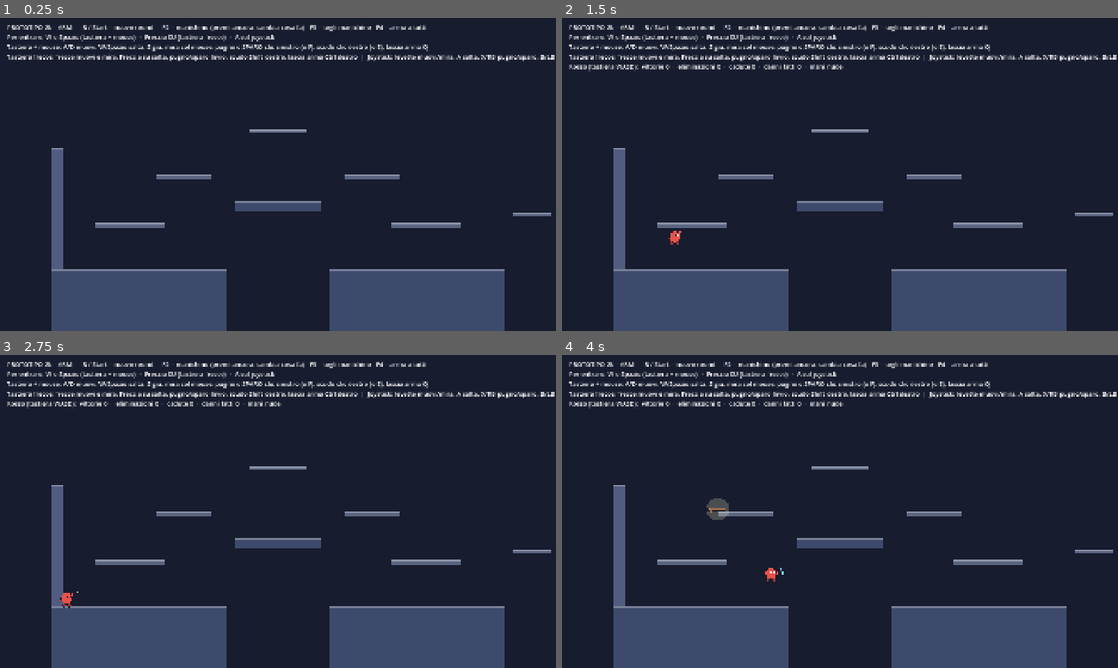
Above: before the commit, frames 1-4 (two rows, left to right).
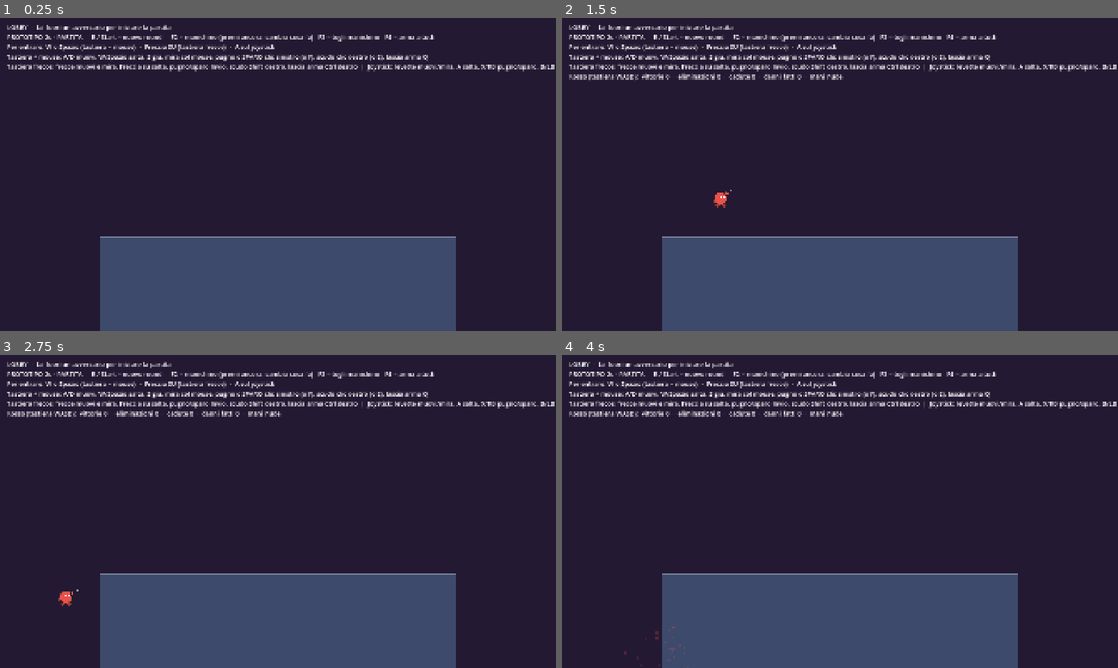
Above: after the commit, the same moments.

Repository: Kev2035/brothers-game
Game: Godot game, scene res://src/core/main.tscn
The game is run twice, just before and just after one commit, with the same random seed, the same clock (stepped at 60 frames per second) and the same inputs.
Inputs (mouse positions are in pixels of both pictures, inside the frame that each line leads up to):
- Up to frame 1 (0.25 s): no input
- Up to frame 2 (1.5 s): tap Enter at 0.5 s; move the mouse to (962, 158) at 0.52 s; hold D from 0.53 s (still down); tap F at 0.6 s; click (962, 158) at 0.67 s; tap Space at 0.77, 1.25 s; move the mouse to (728, 190) at 1.27 s; tap F (p0_attack) at 1.35 s; click (728, 190) at 1.42 s
- Up to frame 3 (2.75 s): tap W (p0_jump) at 1.52 s; move the mouse to (333, 442) at 2.02 s; release D at 2.03 s; hold A (p0_left) from 2.03 s (still down); tap Q (p0_drop) at 2.1 s; click (333, 442) at 2.17 s; tap F (p0_attack) at 2.3 s
- Up to frame 4 (4 s): move the mouse to (812, 574) at 2.77 s; release A (p0_left) at 2.78 s; hold D (p0_right) from 2.78 s (still down); tap Space at 2.85 s; click (812, 574) at 2.92 s; tap W (p0_jump) at 3.02, 3.77 s; tap F (p0_attack) at 3.05, 3.8 s; move the mouse to (1006, 558) at 3.52 s; tap E at 3.6 s; click (1006, 558) at 3.67 s

The runs differ from the first frame. In frame 1, 21% of the frame differs, in the area x 1-100%, y 2-100%; in frame 2, 22%; in frame 3, 22%; in frame 4, 22%.

Commit message:
Tappa 2c parte 1: lobby, partita infinita con piu arene e classifica
Co-Authored-By: Claude Opus 5.5 <noreply@anthropic.com>

Diff:
--- a/src/arenas/test_arena/test_arena.gd
+++ b/src/arenas/arena.gd
@@ -4,6 +4,7 @@
 ## Come in Stick Fight si può uscire un po' dallo schermo di lato e in alto,
 ## ma poi ci sono muri invisibili. Sotto invece c'è il vuoto: si muore.
 
+@export var arena_name := "Arena" ## nome che si vede in alto durante la partita
 @export var bounds := Rect2(0, 0, 3200, 1800) ## area che la telecamera inquadra
 @export var side_margin := 250.0 ## quanto si può uscire di lato prima del muro invisibile
 @export var top_margin := 450.0 ## quanto si può salire sopra lo schermo
--- /dev/null
+++ b/src/arenas/lobby/lobby.tscn
@@ -0,0 +1,38 @@
+[gd_scene load_steps=3 format=3]
+
+[ext_resource type="Script" path="res://src/arenas/arena.gd" id="1_arena"]
+[ext_resource type="Script" path="res://src/objects/platform.gd" id="2_platform"]
+
+[node name="Lobby" type="Node2D"]
+script = ExtResource("1_arena")
+arena_name = "Lobby"
+bounds = Rect2(0, 0, 2800, 1575)
+
+[node name="Background" type="ColorRect" parent="."]
+offset_left = -1000.0
+offset_top = -1000.0
+offset_right = 3800.0
+offset_bottom = 2575.0
+mouse_filter = 2
+color = Color(0.14, 0.1, 0.2, 1)
+
+[node name="Platforms" type="Node2D" parent="."]
+
+[node name="Main" type="StaticBody2D" parent="Platforms"]
+position = Vector2(500, 1100)
+script = ExtResource("2_platform")
+size = Vector2(1800, 500)
+
+[node name="Spawns" type="Node2D" parent="."]
+
+[node name="Spawn1" type="Marker2D" parent="Spawns"]
+position = Vector2(800, 1098)
+
+[node name="Spawn2" type="Marker2D" parent="Spawns"]
+position = Vector2(2000, 1098)
+
+[node name="Spawn3" type="Marker2D" parent="Spawns"]
+position = Vector2(1100, 1098)
+
+[node name="Spawn4" type="Marker2D" parent="Spawns"]
+position = Vector2(1700, 1098)
--- /dev/null
+++ b/src/arenas/ponti/ponti.tscn
@@ -0,0 +1,85 @@
+[gd_scene load_steps=3 format=3]
+
+[ext_resource type="Script" path="res://src/arenas/arena.gd" id="1_arena"]
+[ext_resource type="Script" path="res://src/objects/platform.gd" id="2_platform"]
+
+[node name="Ponti" type="Node2D"]
+script = ExtResource("1_arena")
+arena_name = "Ponti"
+bounds = Rect2(0, 0, 3200, 1800)
+
+[node name="Background" type="ColorRect" parent="."]
+offset_left = -1000.0
+offset_top = -1000.0
+offset_right = 4200.0
+offset_bottom = 2800.0
+mouse_filter = 2
+color = Color(0.16, 0.12, 0.08, 1)
+
+[node name="Platforms" type="Node2D" parent="."]
+
+[node name="BlockLeft" type="StaticBody2D" parent="Platforms"]
+position = Vector2(300, 1350)
+script = ExtResource("2_platform")
+size = Vector2(900, 120)
+
+[node name="BlockRight" type="StaticBody2D" parent="Platforms"]
+position = Vector2(2000, 1350)
+script = ExtResource("2_platform")
+size = Vector2(900, 120)
+
+[node name="Bridge" type="StaticBody2D" parent="Platforms"]
+position = Vector2(1250, 1150)
+script = ExtResource("2_platform")
+size = Vector2(700, 24)
+one_way = true
+
+[node name="PillarLeft" type="StaticBody2D" parent="Platforms"]
+position = Vector2(1100, 700)
+script = ExtResource("2_platform")
+size = Vector2(80, 450)
+color = Color(0.32, 0.36, 0.5, 1)
+
+[node name="PillarRight" type="StaticBody2D" parent="Platforms"]
+position = Vector2(2020, 700)
+script = ExtResource("2_platform")
+size = Vector2(80, 450)
+color = Color(0.32, 0.36, 0.5, 1)
+
+[node name="HighLeft" type="StaticBody2D" parent="Platforms"]
+position = Vector2(500, 950)
+script = ExtResource("2_platform")
+size = Vector2(400, 24)
+one_way = true
+
+[node name="HighRight" type="StaticBody2D" parent="Platforms"]
+position = Vector2(2300, 950)
+script = ExtResource("2_platform")
+size = Vector2(400, 24)
+one_way = true
+
+[node name="MidHigh" type="StaticBody2D" parent="Platforms"]
+position = Vector2(1350, 700)
+script = ExtResource("2_platform")
+size = Vector2(500, 24)
+one_way = true
+
+[node name="Top" type="StaticBody2D" parent="Platforms"]
+position = Vector2(1450, 520)
+script = ExtResource("2_platform")
+size = Vector2(300, 24)
+one_way = true
+
+[node name="Spawns" type="Node2D" parent="."]
+
+[node name="Spawn1" type="Marker2D" parent="Spawns"]
+position = Vector2(500, 1348)
+
+[node name="Spawn2" type="Marker2D" parent="Spawns"]
+position = Vector2(2700, 1348)
+
+[node name="Spawn3" type="Marker2D" parent="Spawns"]
+position = Vector2(900, 1348)
+
+[node name="Spawn4" type="Marker2D" parent="Spawns"]
+position = Vector2(2300, 1348)
--- a/src/arenas/test_arena/test_arena.tscn
+++ b/src/arenas/test_arena/test_arena.tscn
@@ -1,10 +1,11 @@
 [gd_scene load_steps=3 format=3]
 
-[ext_resource type="Script" path="res://src/arenas/test_arena/test_arena.gd" id="1_arena"]
+[ext_resource type="Script" path="res://src/arenas/arena.gd" id="1_arena"]
 [ext_resource type="Script" path="res://src/objects/platform.gd" id="2_platform"]
 
 [node name="TestArena" type="Node2D"]
 script = ExtResource("1_arena")
+arena_name = "Arena di prova"
 
 [node name="Background" type="ColorRect" parent="."]
 offset_left = -1000.0
--- /dev/null
+++ b/src/arenas/torri/torri.tscn
@@ -0,0 +1,96 @@
+[gd_scene load_steps=3 format=3]
+
+[ext_resource type="Script" path="res://src/arenas/arena.gd" id="1_arena"]
+[ext_resource type="Script" path="res://src/objects/platform.gd" id="2_platform"]
+
+[node name="Torri" type="Node2D"]
+script = ExtResource("1_arena")
+arena_name = "Torri"
+bounds = Rect2(0, 0, 3200, 1800)
+
+[node name="Background" type="ColorRect" parent="."]
+offset_left = -1000.0
+offset_top = -1000.0
+offset_right = 4200.0
+offset_bottom = 2800.0
+mouse_filter = 2
+color = Color(0.08, 0.15, 0.16, 1)
+
+[node name="Platforms" type="Node2D" parent="."]
+
+[node name="IslandLeft" type="StaticBody2D" parent="Platforms"]
+position = Vector2(250, 1450)
+script = ExtResource("2_platform")
+size = Vector2(650, 400)
+
+[node name="IslandRight" type="StaticBody2D" parent="Platforms"]
+position = Vector2(2300, 1450)
+script = ExtResource("2_platform")
+size = Vector2(650, 400)
+
+[node name="Center" type="StaticBody2D" parent="Platforms"]
+position = Vector2(1300, 1250)
+script = ExtResource("2_platform")
+size = Vector2(600, 600)
+
+[node name="TowerLeft" type="StaticBody2D" parent="Platforms"]
+position = Vector2(250, 850)
+script = ExtResource("2_platform")
+size = Vector2(60, 600)
+color = Color(0.32, 0.36, 0.5, 1)
+
+[node name="TowerRight" type="StaticBody2D" parent="Platforms"]
+position = Vector2(2890, 850)
+script = ExtResource("2_platform")
+size = Vector2(60, 600)
+color = Color(0.32, 0.36, 0.5, 1)
+
+[node name="LedgeLeft" type="StaticBody2D" parent="Platforms"]
+position = Vector2(550, 1150)
+script = ExtResource("2_platform")
+size = Vector2(300, 24)
+one_way = true
+
+[node name="LedgeRight" type="StaticBody2D" parent="Platforms"]
+position = Vector2(2350, 1150)
+script = ExtResource("2_platform")
+size = Vector2(300, 24)
+one_way = true
+
+[node name="MidHigh" type="StaticBody2D" parent="Platforms"]
+position = Vector2(1350, 950)
+script = ExtResource("2_platform")
+size = Vector2(500, 24)
+one_way = true
+
+[node name="HighLeft" type="StaticBody2D" parent="Platforms"]
+position = Vector2(900, 750)
+script = ExtResource("2_platform")
+size = Vector2(280, 24)
+one_way = true
+
+[node name="HighRight" type="StaticBody2D" parent="Platforms"]
+position = Vector2(2020, 750)
+script = ExtResource("2_platform")
+size = Vector2(280, 24)
+one_way = true
+
+[node name="Top" type="StaticBody2D" parent="Platforms"]
+position = Vector2(1450, 550)
+script = ExtResource("2_platform")
+size = Vector2(300, 24)
+one_way = true
+
+[node name="Spawns" type="Node2D" parent="."]
+
+[node name="Spawn1" type="Marker2D" parent="Spawns"]
+position = Vector2(500, 1448)
+
+[node name="Spawn2" type="Marker2D" parent="Spawns"]
+position = Vector2(2700, 1448)
+
+[node name="Spawn3" type="Marker2D" parent="Spawns"]
+position = Vector2(1450, 1248)
+
+[node name="Spawn4" type="Marker2D" parent="Spawns"]
+position = Vector2(1750, 1248)
--- a/src/core/main.gd
+++ b/src/core/main.gd
@@ -1,10 +1,15 @@
 extends Node2D
-## Scena principale del prototipo (tappa 2a: vita, danni e round).
+## Scena principale e "gestore partita" (tappa 2c: lobby e partita infinita).
+## - Il gioco parte nella LOBBY: una piattaforma dove ci si può già picchiare.
+##   Chi muore ricompare subito e le statistiche non contano.
+## - Appena qualcuno fa fuori un avversario parte la PARTITA: le arene si
+##   susseguono, una per round (chi resta vivo vince il round).
+## - Dopo `arenas_per_lobby` arene si torna alla lobby, che mostra la classifica.
 ## - Un giocatore entra premendo il suo tasto di salto (fino a 4 posti).
 ## - F2 aggiunge il manichino d'allenamento / cambia cosa fa; F3 lo toglie.
-## - Con almeno 2 partecipanti si gioca a round: chi resta vivo vince il round,
-##   poi tutti ricompaiono con la vita piena. Da soli si ricompare subito.
 ## - R (tastiera) o Start (joystick) fa ripartire il round.
+
+enum Phase { LOBBY, MATCH }
 
 const PLAYER_SCENE := preload("res://src/player/player.tscn")
 const MAX_PLAYERS := 4
@@ -13,6 +18,14 @@
 const DUMMY_COLOR := Color("9a9aa6")
 const RESPAWN_DELAY := 1.0
 const ROUND_END_DELAY := 2.5
+const MATCH_START_DELAY := 1.5 ## secondi tra la prima eliminazione nella lobby e la prima arena
+const LOBBY_SCENE := preload("res://src/arenas/lobby/lobby.tscn")
+## Le arene della partita. Per aggiungerne una: nuova scena in src/arenas/ e una riga qui.
+const ARENA_SCENES: Array[PackedScene] = [
+	preload("res://src/arenas/test_arena/test_arena.tscn"),
+	preload("res://src/arenas/torri/torri.tscn"),
+	preload("res://src/arenas/ponti/ponti.tscn"),
+]
 ## Le armi disponibili (le "schede" in src/weapons/). Per aggiungerne una: nuovo .tres e una riga qui.
 const WEAPONS: Array[WeaponData] = [
 	preload("res://src/weapons/pistol.tres"),
@@ -30,8 +43,27 @@
 	"TOO GOOD", "LET'S GOOO", "BUILT DIFFERENT", "CALCULATED",
 ]
 
-@onready var arena: Arena = $TestArena
+## Quante arene si giocano prima di tornare alla lobby con la classifica.
+## Per le prove è 3; nel gioco vero sarà circa 20.
+@export var arenas_per_lobby := 3
+## false = arene sempre nello stesso ordine; true = a caso (in futuro si sceglierà dal menu).
+@export var random_order := false
+## true = anche nella lobby cadono le armi dal cielo.
+@export var lobby_weapons := false
+## Se scegli qui un'arena, si gioca solo su quella, senza lobby e senza cambi:
+## comodo per provare un'arena nuova (lo usa anche il test automatico).
+@export var fixed_arena: PackedScene
+
 @onready var hud: Label = $HUD/Label
+
+var arena: Arena
+var phase := Phase.LOBBY
+var arenas_played := 0 ## arene finite in questo giro (dall'ultima volta nella lobby)
+var total_arenas := 0 ## arene finite in tutta la partita
+var _match_starting := false
+var _queue: Array[PackedScene] = [] ## prossime arene in coda
+var _last_scene: PackedScene
+var scoreboard: Scoreboard
 
 ## Un posto per giocatore (null = posto libero). L'indice è lo "slot".
 var players: Array = [null, null, null, null]
@@ -60,7 +92,6 @@
 	camera = Camera2D.new()
 	add_child(camera)
 	camera.make_current()
-	frame_arena(arena)
 	_banner = Label.new()
 	_banner.position = Vector2(0, 400)
 	_banner.size = Vector2(1920, 160)
@@ -70,7 +101,94 @@
 	_banner.add_theme_color_override("font_outline_color", Color("1b1b2b"))
 	_banner.visible = false
 	$HUD.add_child(_banner)
-	_update_hud()
+	scoreboard = Scoreboard.new()
+	$HUD.add_child(scoreboard)
+	if fixed_arena != null:
+		phase = Phase.MATCH
+		load_arena(fixed_arena)
+	else:
+		phase = Phase.LOBBY
+		load_arena(LOBBY_SCENE)
+
+
+## Toglie l'arena attuale e mette quella nuova; tutti ricompaiono ai punti di partenza.
+func load_arena(scene: PackedScene) -> void:
+	if arena != null:
+		remove_child(arena)
+		arena.queue_free()
+	arena = scene.instantiate()
+	add_child(arena)
+	move_child(arena, 0) # dietro ai personaggi
+	frame_arena(arena)
+	for p in participants():
+		p.death_y = arena.death_y
+		p.side_limits = arena.side_limits
+	start_round()
+
+
+## La prossima arena della partita: in ordine, oppure a caso senza ripetere subito la stessa.
+func _pick_next_arena() -> PackedScene:
+	if _queue.is_empty():
+		_queue = ARENA_SCENES.duplicate()
+		if random_order:
+			_queue.shuffle()
+			if _queue.size() > 1 and _queue[0] == _last_scene:
+				_queue.reverse()
+	_last_scene = _queue.pop_front()
+	return _last_scene
+
+
+## Prima eliminazione nella lobby: si parte!
+func _begin_match() -> void:
+	_match_starting = true
+	_show_banner("FIGHT!", Color.WHITE)
+	await get_tree().create_timer(MATCH_START_DELAY).timeout
+	if phase != Phase.LOBBY or not _match_starting:
+		return
+	_match_starting = false
+	phase = Phase.MATCH
+	arenas_played = 0
+	scoreboard.visible = false
+	load_arena(_pick_next_arena())
+
+
+## Fine di un round della partita: arena successiva, o ritorno alla lobby.
+func _after_round() -> void:
+	arenas_played += 1
+	total_arenas += 1
+	if fixed_arena != null:
+		start_round()
+	elif arenas_played >= arenas_per_lobby:
+		go_to_lobby()
+	else:
+		load_arena(_pick_next_arena())
+
+
+func go_to_lobby() -> void:
+	phase = Phase.LOBBY
+	_match_starting = false
+	load_arena(LOBBY_SCENE)
+	if total_arenas > 0:
+		scoreboard.show_table("CLASSIFICA  -  %d arene giocate" % total_arenas, _score_rows())
+
+
+func _score_rows() -> Array:
+	var rows := []
+	for p in participants():
+		rows.append({"name": _short_name(p), "color": p.color, "wins": wins[p.slot],
+			"kills": kills[p.slot], "falls": falls[p.slot], "damage": damage_dealt[p.slot]})
+	return rows
+
+
+## Le statistiche contano solo durante la partita, non nella lobby.
+func counting_stats() -> bool:
+	return phase == Phase.MATCH
+
+
+func _show_banner(text: String, color: Color) -> void:
+	_banner.text = text
+	_banner.add_theme_color_override("font_color", color)
+	_banner.visible = true
 
 
 func _unhandled_input(event: InputEvent) -> void:
@@ -188,7 +306,10 @@
 	players[dummy.slot] = null
 	dummy.queue_free()
 	dummy = null
-	start_round()
+	if phase == Phase.MATCH and fixed_arena == null and participants().size() <= 1:
+		go_to_lobby() # da soli non si fa una partita
+	else:
+		start_round()
 
 
 ## Nuovo round: tutti ricompaiono al loro punto di partenza con la vita piena.
@@ -213,6 +334,8 @@
 		_update_hud() # tiene aggiornate le munizioni nella scritta
 	if round_over or participants().is_empty() or not auto_weapons:
 		return
+	if phase == Phase.LOBBY and not lobby_weapons:
+		return
 	_spawn_timer -= delta
 	if _spawn_timer <= 0.0:
 		_spawn_timer = randf_range(WEAPON_INTERVAL.x, WEAPON_INTERVAL.y)
@@ -244,24 +367,29 @@
 
 
 func _on_player_damaged(_victim: Player, attacker: Player, amount: float) -> void:
-	if attacker != null and is_instance_valid(attacker):
+	if attacker != null and is_instance_valid(attacker) and counting_stats():
 		damage_dealt[attacker.slot] += amount
 
 
 func _on_player_died(p: Player, cause: String) -> void:
 	_spawn_puff(p.global_position, p.color)
-	if cause == "fall":
-		falls[p.slot] += 1
 	var killer := p.last_attacker
-	if killer != null and is_instance_valid(killer) and killer != p:
-		kills[killer.slot] += 1
+	var by_enemy := killer != null and is_instance_valid(killer) and killer != p
+	if counting_stats():
+		if cause == "fall":
+			falls[p.slot] += 1
+		if by_enemy:
+			kills[killer.slot] += 1
 	_update_hud()
 
 	var everyone := participants()
-	if everyone.size() <= 1:
-		# Da soli non ci sono round: si ricompare dopo un attimo.
+	if phase == Phase.LOBBY or everyone.size() <= 1:
+		# Nella lobby (o da soli) non ci sono round: si ricompare dopo un attimo.
+		if phase == Phase.LOBBY and by_enemy and not _match_starting:
+			_begin_match()
+		var where := arena
 		await get_tree().create_timer(RESPAWN_DELAY).timeout
-		if is_instance_valid(p) and not p.alive:
+		if is_instance_valid(p) and not p.alive and arena == where:
 			p.respawn(arena.spawn_points()[p.slot])
 		return
 
@@ -278,17 +406,14 @@
 	if alive.size() == 1:
 		var winner := alive[0]
 		wins[winner.slot] += 1
-		_banner.text = WIN_PHRASES.pick_random()
-		_banner.add_theme_color_override("font_color", winner.color)
+		_show_banner(WIN_PHRASES.pick_random(), winner.color)
 	else:
-		_banner.text = "PAREGGIO!"
-		_banner.add_theme_color_override("font_color", Color.WHITE)
-	_banner.visible = true
+		_show_banner("PAREGGIO!", Color.WHITE)
 	_update_hud()
 	var this_round := _round_id
 	await get_tree().create_timer(ROUND_END_DELAY).timeout
 	if round_over and this_round == _round_id:
-		start_round()
+		_after_round()
 
 
 ## Sbuffo di fumo del colore del personaggio quando muore.
@@ -316,7 +441,13 @@
 
 func _update_hud() -> void:
 	var lines: Array[String] = []
-	lines.append("PROTOTIPO 2b - ARMI     R / Start = nuovo round     F2 = manichino (premi ancora: cambia cosa fa)   F3 = togli manichino   F4 = arma a tutti")
+	if phase == Phase.LOBBY:
+		lines.append("LOBBY  -  fai fuori un avversario per iniziare la partita")
+	elif fixed_arena != null:
+		lines.append("PROVA ARENA: %s" % arena.arena_name)
+	else:
+		lines.append("PARTITA  -  arena %d di %d: %s" % [arenas_played + 1, arenas_per_lobby, arena.arena_name])
+	lines.append("PROTOTIPO 2c - PARTITA     R / Start = nuovo round     F2 = manichino (premi ancora: cambia cosa fa)   F3 = togli manichino   F4 = arma a tutti")
 	if _free_slot() >= 0:
 		lines.append("Per entrare: W o Spazio (tastiera + mouse)  -  Freccia SU (tastiera frecce)  -  A sul joystick")
 	lines.append("Tastiera + mouse: A/D muovi, W/Spazio salta, S giu, mira col mouse, pugno o SPARO clic sinistro (o F), scudo clic destro (o E), lascia arma Q")
--- a/src/core/main.tscn
+++ b/src/core/main.tscn
@@ -1,12 +1,9 @@
-[gd_scene load_steps=3 format=3]
+[gd_scene load_steps=2 format=3]
 
 [ext_resource type="Script" path="res://src/core/main.gd" id="1_main"]
-[ext_resource type="PackedScene" path="res://src/arenas/test_arena/test_arena.tscn" id="2_arena"]
 
 [node name="Main" type="Node2D"]
 script = ExtResource("1_main")
-
-[node name="TestArena" parent="." instance=ExtResource("2_arena")]
 
 [node name="HUD" type="CanvasLayer" parent="."]
 
--- /dev/null
+++ b/src/ui/scoreboard.gd
@@ -0,0 +1,69 @@
+class_name Scoreboard
+extends PanelContainer
+## Classifica che si vede nella lobby dopo un giro di arene.
+## Ogni riga: posizione, nome (nel colore del giocatore), vittorie, eliminazioni, cadute, danni fatti.
+
+const HEADERS: Array[String] = ["", "Giocatore", "Vittorie", "Eliminazioni", "Cadute", "Danni"]
+
+@export var top_y := 300.0 ## distanza della tabella dal bordo alto dello schermo
+
+var _title: Label
+var _grid: GridContainer
+
+
+func _init() -> void:
+	var style := StyleBoxFlat.new()
+	style.bg_color = Color(0.05, 0.05, 0.1, 0.82)
+	style.set_corner_radius_all(18)
+	style.set_content_margin_all(28)
+	add_theme_stylebox_override("panel", style)
+	var box := VBoxContainer.new()
+	box.add_theme_constant_override("separation", 18)
+	add_child(box)
+	_title = Label.new()
+	_title.horizontal_alignment = HORIZONTAL_ALIGNMENT_CENTER
+	_title.add_theme_font_size_override("font_size", 44)
+	box.add_child(_title)
+	_grid = GridContainer.new()
+	_grid.columns = HEADERS.size()
+	_grid.add_theme_constant_override("h_separation", 48)
+	_grid.add_theme_constant_override("v_separation", 8)
+	box.add_child(_grid)
+	visible = false
+
+
+## rows: un Dictionary per giocatore con name, color, wins, kills, falls, damage.
+## Vengono messi in ordine: prima chi ha più vittorie, a pari vittorie chi ha più eliminazioni.
+func show_table(title: String, rows: Array) -> void:
+	rows.sort_custom(func(a, b):
+		if a.wins != b.wins:
+			return a.wins > b.wins
+		return a.kills > b.kills)
+	_title.text = title
+	for child in _grid.get_children():
+		child.queue_free()
+	for h in HEADERS:
+		_add_cell(h, Color(0.7, 0.7, 0.8), 24)
+	for i in rows.size():
+		var r: Dictionary = rows[i]
+		_add_cell("%d°" % (i + 1), Color.WHITE, 30)
+		_add_cell(r.name, r.color, 30)
+		for v in [r.wins, r.kills, r.falls, int(r.damage)]:
+			_add_cell(str(v), Color.WHITE, 30)
+	visible = true
+	# Al centro dello schermo, sotto le scritte in alto: si calcola dopo un fotogramma,
+	# quando Godot sa quanto è grande la tabella.
+	await get_tree().process_frame
+	reset_size()
+	var screen := get_viewport_rect().size
+	position = Vector2((screen.x - size.x) / 2.0, top_y)
+
+
+func _add_cell(text: String, color: Color, font_size: int) -> void:
+	var l := Label.new()
+	l.text = text
+	l.add_theme_color_override("font_color", color)
+	l.add_theme_font_size_override("font_size", font_size)
+	l.add_theme_constant_override("outline_size", 6)
+	l.add_theme_color_override("font_outline_color", Color("1b1b2b"))
+	_grid.add_child(l)
--- a/tests/test_prototipo.gd
+++ b/tests/test_prototipo.gd
@@ -44,6 +44,7 @@
 
 func _run() -> void:
 	main = load("res://src/core/main.tscn").instantiate()
+	main.fixed_arena = load("res://src/arenas/test_arena/test_arena.tscn") # niente lobby: solo l'arena di prova
 	root.add_child(main)
 	await frames(2)
 
@@ -530,5 +531,98 @@
 	check(p0.weapon != null, "allontanandosi e tornando l'arma lasciata si riprende")
 	main.start_round()
 
+	await _test_lobby_e_partita()
+
 	print("Risultati: %d ok, %d falliti" % [passed, failed])
 	quit(1 if failed > 0 else 0)
+
+
+## Elimina `victim` a pugni (lo rimette ogni volta davanti a `attacker`, sul pavimento `floor_y`).
+func _punch_out(attacker, victim, x: float, floor_y: float) -> int:
+	var n := 0
+	while victim.alive and n < 20:
+		attacker.global_position = Vector2(x, floor_y)
+		victim.global_position = Vector2(x + 80.0, floor_y)
+		attacker.facing = 1.0
+		await frames(1)
+		await tap("p0_attack")
+		await frames(12)
+		n += 1
+	return n
+
+
+func _test_lobby_e_partita() -> void:
+	# Nuova partita "vera": parte dalla lobby.
+	main.queue_free()
+	await frames(3)
+	main = load("res://src/core/main.tscn").instantiate()
+	main.arenas_per_lobby = 2
+	root.add_child(main)
+	await frames(2)
+	check(main.phase == main.Phase.LOBBY and main.arena.arena_name == "Lobby", "il gioco parte nella lobby")
+	var a = main.add_player("kb_b", -1, "kb_b")
+	var b = main.add_player("joy", 0, "joy_0")
+	await frames(40)
+	check(a.is_on_floor() and b.is_on_floor(), "nella lobby si sta sulla piattaforma")
+	const LOBBY_FLOOR := 1098.0
+
+	# Cadere da soli nella lobby: si ricompare, la partita non parte, non conta.
+	b.global_position = Vector2(250, 1300)
+	b.velocity = Vector2.ZERO
+	for i in 90:
+		await physics_frame
+		if not b.alive:
+			break
+	check(not b.alive and not main._match_starting and main.falls[1] == 0, "nella lobby cadere da soli non fa partire la partita e non conta")
+	await create_timer(1.2).timeout
+	check(b.alive, "nella lobby si ricompare subito")
+
+	# Prima eliminazione nella lobby: parte la partita.
+	await _punch_out(a, b, 1000.0, LOBBY_FLOOR)
+	check(not b.alive and main._match_starting, "fare fuori qualcuno nella lobby fa partire la partita")
+	check(main.kills[0] == 0 and main.damage_dealt[0] == 0.0, "nella lobby le statistiche non contano")
+	await create_timer(1.8).timeout
+	check(main.phase == main.Phase.MATCH and main.arena.arena_name == "Arena di prova", "prima arena: %s" % main.arena.arena_name)
+	check(a.alive and b.alive and a.is_inside_tree(), "nella nuova arena ricompaiono tutti")
+	check(a.death_y == main.arena.death_y, "i personaggi conoscono il vuoto della nuova arena")
+
+	# Round 1: B cade nel pozzo -> A vince -> arena successiva.
+	await frames(20)
+	b.global_position = Vector2(PIT_X, 1500)
+	b.velocity = Vector2.ZERO
+	await frames(90)
+	check(main.wins[0] == 1 and main.falls[1] == 1, "in partita le statistiche contano")
+	await create_timer(2.8).timeout
+	check(main.arena.arena_name == "Torri" and main.arenas_played == 1, "dopo il round si passa all'arena dopo: %s" % main.arena.arena_name)
+	var spawns: Array[Vector2] = main.arena.spawn_points()
+	check(a.global_position.distance_to(spawns[0]) < 60.0, "si riparte dai punti di partenza della nuova arena")
+
+	# Round 2: B cade tra le isole -> torna la lobby con la classifica.
+	await frames(20)
+	b.global_position = Vector2(1100, 1500)
+	b.velocity = Vector2.ZERO
+	await frames(90)
+	await create_timer(2.8).timeout
+	check(main.phase == main.Phase.LOBBY and main.arena.arena_name == "Lobby", "dopo %d arene si torna alla lobby" % main.arenas_per_lobby)
+	check(main.scoreboard.visible and main.total_arenas == 2, "la lobby mostra la classifica")
+	check(main.wins[0] == 2, "le statistiche restano per tutta la partita (vittorie A: %d)" % main.wins[0])
+
+	# Si riparte: l'ordine continua con la terza arena.
+	await frames(30)
+	await _punch_out(a, b, 1000.0, LOBBY_FLOOR)
+	await create_timer(1.8).timeout
+	check(main.arena.arena_name == "Ponti" and not main.scoreboard.visible, "nuovo giro: si continua con l'arena dopo (%s)" % main.arena.arena_name)
+
+	# Ordine a caso: mai la stessa arena due volte di fila, e prima o poi escono tutte.
+	main.random_order = true
+	main._queue.clear()
+	var seen := {}
+	var repeats := 0
+	var prev = null
+	for i in 40:
+		var sc = main._pick_next_arena()
+		if sc == prev:
+			repeats += 1
+		prev = sc
+		seen[sc] = true
+	check(repeats == 0 and seen.size() == main.ARENA_SCENES.size(), "ordine a caso: escono tutte e mai due uguali di fila")
Renamed: src/arenas/test_arena/test_arena.gd.uid -> src/arenas/arena.gd.uid
Not shown, added: src/ui/scoreboard.gd.uid
Not shown, changed: STATO.md
